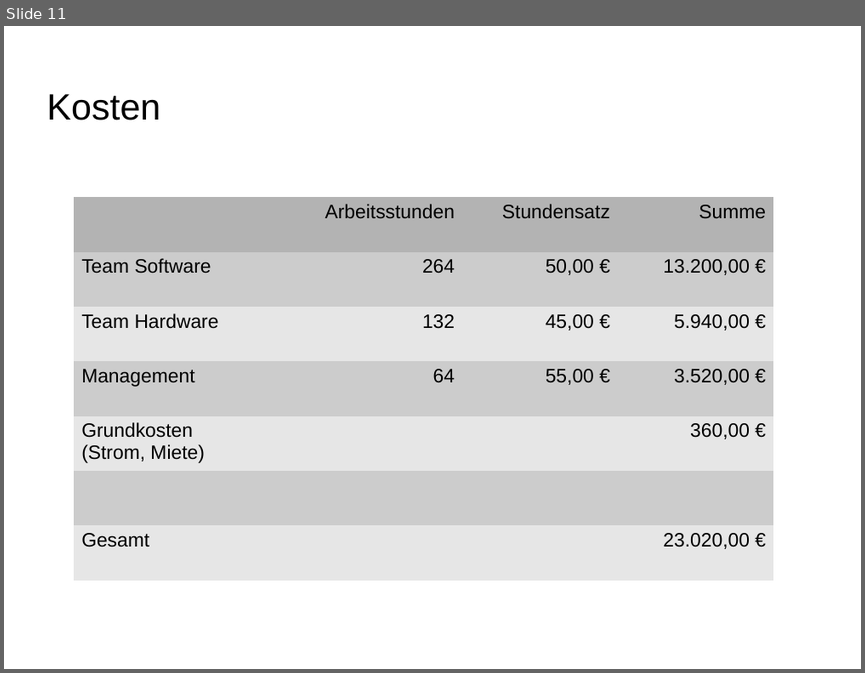
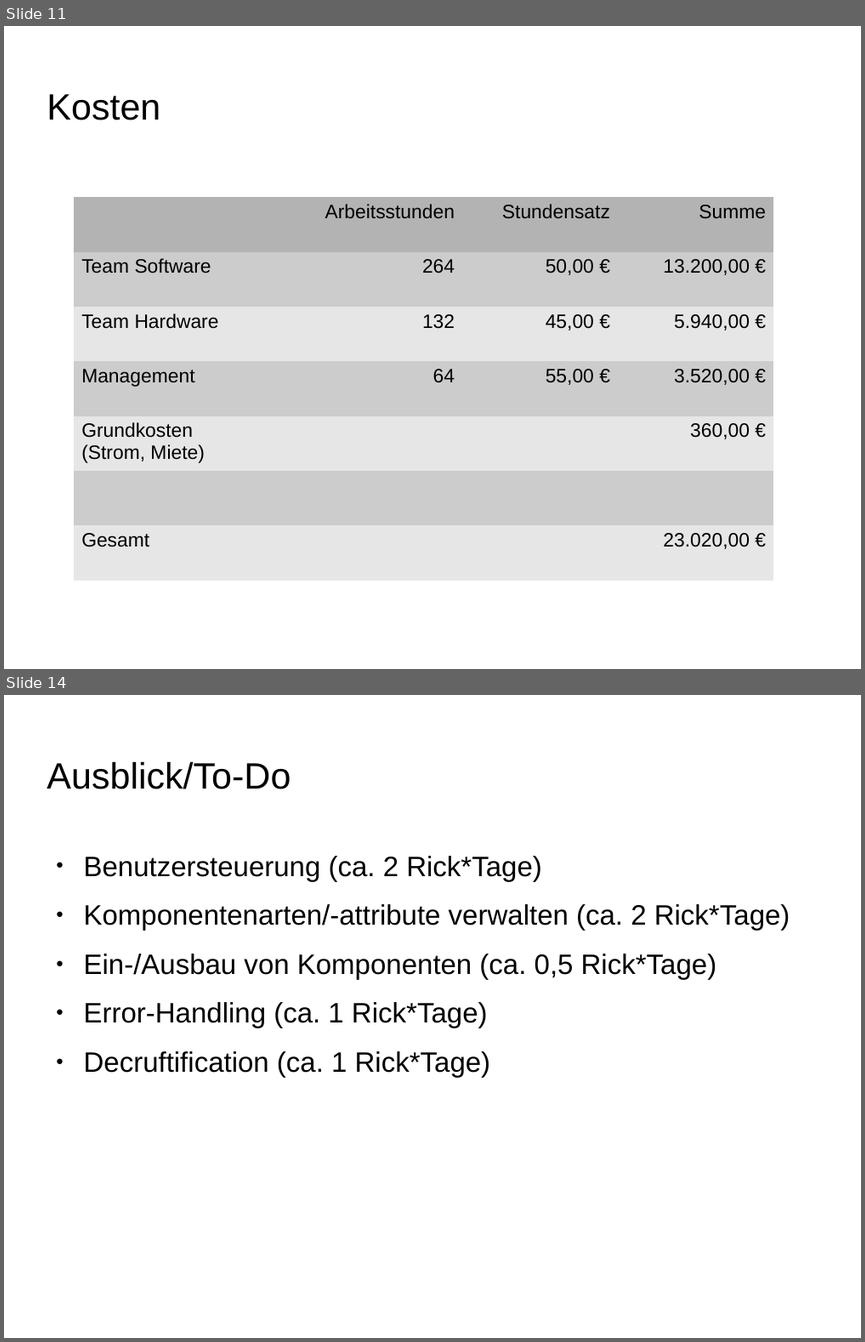
Before and after one commit to Projekt-IFA11D/components, a slide deck: organisation/presentation/finale_praesentation.odp. Shown one above the other, each under a label of ours: slide 11 before the commit, slides 11 and 14 after it; the slides between them are not shown. The pictures are 865x673 and 865x1342 pixels, drawn with LibreOffice and Linux fonts; fonts in the diff are those of the drawing; background and template pictures are left out. Boxes give left, top, right and bottom in pixels: in the first picture for what was removed or moved away, otherwise in the second. Text is boxed around its words. In the diff, an @@ line names an element or a change of style, - is before the commit and + after.

```diff
--- a/organisation/presentation/finale_praesentation.odp
+++ b/organisation/presentation/finale_praesentation.odp
@@ slide 14 added at [4, 695, 861, 1338], background picture (left out) @@
@@ title added at [46, 761, 290, 789], 33.9 pt, text #000000 @@
+Ausblick/To-Do
@@ text added at [84, 856, 790, 1077], 26 pt, text #000000 @@
+● Benutzersteuerung (ca. 2 Rick*Tage)
+● Komponentenarten/-attribute verwalten (ca. 2 Rick*Tage)
+● Ein-/Ausbau von Komponenten (ca. 0,5 Rick*Tage)
+● Error-Handling (ca. 1 Rick*Tage)
+● Decruftification (ca. 1 Rick*Tage)
```
Also in this commit, not shown: 6 slides changed, 2 other slides added, 1 slide removed.
